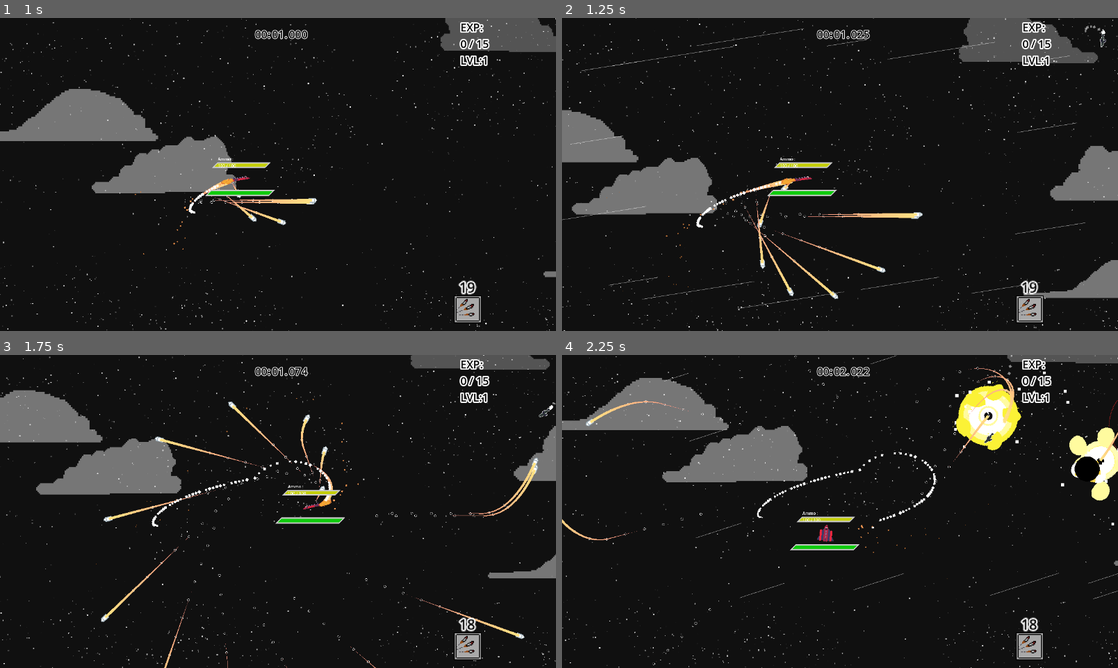
Above: before the commit, frames 1-4 (two rows, left to right).
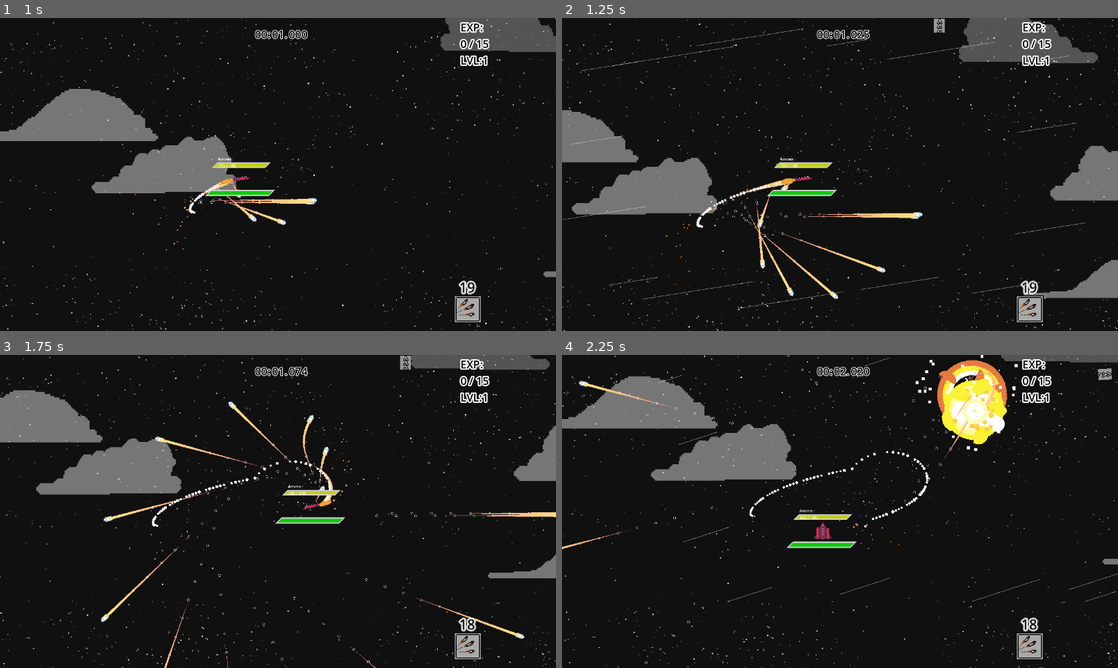
Above: after the commit, the same moments.

Repository: DinoStarBros/Dumby-steals-a-warplane
Game: Godot game, scene res://game_screens/game/game.tscn
Two runs of this game, one before a commit and one after it. Both use one fixed random seed, a clock stepped at 60 frames per second and the inputs below.
Inputs (mouse positions are in pixels of both pictures, inside the frame that each line leads up to):
- Up to frame 1 (1 s): move the mouse to (400, 158) at 0.52 s; hold Space (accelerate) from 0.53 s (still down); tap 1 (Ability1) at 0.6 s
- Up to frame 2 (1.25 s): keep holding Space (accelerate)
- Up to frame 3 (1.75 s): keep holding Space (accelerate); move the mouse to (166, 527) at 1.27 s; tap 2 (Ability2) at 1.35 s
- Up to frame 4 (2.25 s): move the mouse to (895, 442) at 2.02 s; release Space (accelerate) at 2.03 s; tap 3 (Ability3) at 2.1 s

Frame 1 is identical in both runs. In frame 2, 0.1% of the frame differs, in the area x 66-98%, y 0-10%; in frame 3, 0.6%; in frame 4, 8.6%, in the area x 0-100%, y 0-100%.
Error in both runs: Invalid access to property or key 'usable' on a base object of type 'Nil'. (res://abilities/ability_slot/ability_slot.gd:10)

Commit message:
Offscreen Arrows
Added arrows that show enemies offscreen, just by adding the enemyArrow scene as a child of the enemy, it works.

Diff:
--- a/entities/chaser/chaser.gd
+++ b/entities/chaser/chaser.gd
@@ -13,6 +13,9 @@
 	%HitboxComponent.set_attack_properties(1)
 
 	velocity_component.accelerate_speed += randf_range(-10, 10)
+
+	#await get_tree().create_timer(0.1).timeout
+	#spawn_arrow()
 
 var target_deviation : Vector2
 var direction : Vector2
@@ -37,7 +40,7 @@
 	direction = rotation_component.direction
 	velocity_component.other_velocity_handle(delta, direction, accelerating)
 
-const tdev_range : = 300
+const tdev_range : = 1000
 func _on_target_deviat_timer_timeout() -> void:
 	target_deviation.x = randf_range(-tdev_range,tdev_range)
 	target_deviation.y = randf_range(-tdev_range,tdev_range)
@@ -52,3 +55,9 @@
 	#g.spawn_xp(global_position, 1)
 	set_physics_process(false)
 	%death.play("die")
+
+const enemy_arrow_scn : PackedScene = preload("res://scenes/enemyArrow/enemy_arrow.tscn")
+var enemy_arrow : EnemyArrow
+func spawn_arrow() -> void:
+	enemy_arrow = enemy_arrow_scn.instantiate()
+	g.enemy_arrows.add_child(enemy_arrow)
--- a/entities/chaser/chaser.tscn
+++ b/entities/chaser/chaser.tscn
@@ -9,6 +9,7 @@
 [ext_resource type="PackedScene" uid="uid://cilaqubvkn2sv" path="res://CompositionStuff/Hitbox/hitbox_component.tscn" id="7_bngux"]
 [ext_resource type="PackedScene" uid="uid://cbs0bmg6fong3" path="res://CompositionStuff/Velocity/velocity_component.tscn" id="8_vc8fo"]
 [ext_resource type="PackedScene" uid="uid://cwryohxgadl0g" path="res://CompositionStuff/Rotation/rotation_component.tscn" id="9_b36b3"]
+[ext_resource type="PackedScene" uid="uid://i0iht2frjgtv" path="res://scenes/enemyArrow/enemy_arrow.tscn" id="10_760n7"]
 
 [sub_resource type="CircleShape2D" id="CircleShape2D_vc8fo"]
 radius = 15.0
@@ -445,4 +446,7 @@
 vframes = 3
 frame = 1
 
+[node name="enemyArrow" parent="." instance=ExtResource("10_760n7")]
+unique_name_in_owner = true
+
 [connection signal="timeout" from="targetDeviatTimer" to="." method="_on_target_deviat_timer_timeout"]
--- a/entities/dumby/camera.gd
+++ b/entities/dumby/camera.gd
@@ -7,6 +7,7 @@
 
 func _ready() -> void:
 	g.cam = self
+	g.camRect = %camRect
 
 var shake_intensity: float = 0.0
 var active_shake_time:float = 0.0
@@ -19,6 +20,9 @@
 var noise : FastNoiseLite = FastNoiseLite.new()
 
 func _physics_process(delta:float) -> void:
+	g.screen_corners.position = g.camRect.global_position
+	g.screen_corners.end = g.camRect.global_position + g.camRect.size
+
 	target_position = target.aim_position * sensitivity
 	position = position.lerp(target_position, 0.25)
 
--- a/entities/dumby/dumby.gd
+++ b/entities/dumby/dumby.gd
@@ -17,6 +17,8 @@
 	%weapons_parent.process_mode = Node.PROCESS_MODE_INHERIT
 
 var attack : Attack = Attack.new()
+
+var position_sensitive_rect : Rect2
 func _physics_process(delta: float) -> void:
 
 	if is_on_floor() and health_component.hp > 0:
--- a/entities/dumby/dumby.tscn
+++ b/entities/dumby/dumby.tscn
@@ -1064,6 +1064,15 @@
 script = ExtResource("6_tddd6")
 target = NodePath("..")
 
+[node name="camRect" type="ColorRect" parent="Camera2D"]
+unique_name_in_owner = true
+visible = false
+offset_left = -1067.0
+offset_top = -600.0
+offset_right = 1067.0
+offset_bottom = 600.0
+mouse_filter = 2
+
 [node name="death" type="AnimationPlayer" parent="."]
 unique_name_in_owner = true
 libraries = {
--- a/entities/dumby/plane_sprite.gd
+++ b/entities/dumby/plane_sprite.gd
@@ -8,7 +8,6 @@
 @onready var rotation_component: RotationComponent = %RotationComponent
 
 func _process(_delta: float) -> void:
-	#var rot : float = %PlaneSprite.rotation_degrees
 	var rot : float = rotation_component.plane_sprite_rotation_degrees
 	if p.rolling:
 		pass
--- a/entities/shooter/shooter.gd
+++ b/entities/shooter/shooter.gd
@@ -28,7 +28,7 @@
 	direction = rotation_component.direction
 	velocity_component.other_velocity_handle(delta, dir_to_target_deviate_pos, accelerating)
 
-const tdev_range : = 200
+const tdev_range : = 1000
 func _on_target_deviat_timer_timeout() -> void:
 	target_deviation.x = randf_range(-tdev_range,tdev_range)
 	target_deviation.y = randf_range(-tdev_range,tdev_range)
--- a/entities/shooter/shooter.tscn
+++ b/entities/shooter/shooter.tscn
@@ -10,6 +10,7 @@
 [ext_resource type="AudioStream" uid="uid://rfxisnyv0d1i" path="res://Audio/pistol-shot-233473.mp3" id="8_o6t5e"]
 [ext_resource type="PackedScene" uid="uid://cbs0bmg6fong3" path="res://CompositionStuff/Velocity/velocity_component.tscn" id="9_ckebl"]
 [ext_resource type="PackedScene" uid="uid://cwryohxgadl0g" path="res://CompositionStuff/Rotation/rotation_component.tscn" id="10_d1p5d"]
+[ext_resource type="PackedScene" uid="uid://i0iht2frjgtv" path="res://scenes/enemyArrow/enemy_arrow.tscn" id="11_wqul4"]
 
 [sub_resource type="Animation" id="Animation_2qnmu"]
 resource_name = "Ouch"
@@ -454,5 +455,7 @@
 turn_speed = 9.0
 thing_to_rotate = NodePath("../Plane")
 
+[node name="enemyArrow" parent="." instance=ExtResource("11_wqul4")]
+
 [connection signal="timeout" from="targetDeviatTimer" to="." method="_on_target_deviat_timer_timeout"]
 [connection signal="timeout" from="ShootTimer" to="." method="_on_shoot_timer_timeout"]
--- a/game_screens/game/game.gd
+++ b/game_screens/game/game.gd
@@ -13,6 +13,8 @@
 	#print(320*15)
 	SceneManager.fade_in()
 	g.game = self
+	g.enemy_arrows = %EnemyArrows
+
 	for n in cloud_amnt:
 		%cloud_pos.global_position.y = randf_range(down_bound,up_bound)
 		%cloud_pos.global_position.x = randf_range(left_bound,right_bound)
--- a/game_screens/game/game.tscn
+++ b/game_screens/game/game.tscn
@@ -6,7 +6,7 @@
 [ext_resource type="Texture2D" uid="uid://5ok8ww27od1g" path="res://Art/planestuff/SEA.png" id="4_3mndk"]
 [ext_resource type="Resource" uid="uid://s8xb5hmfqgnq" path="res://resources/waves/wave1.tres" id="4_slubn"]
 [ext_resource type="Texture2D" uid="uid://ctfkn7tj5byx2" path="res://Art/STARS (2).png" id="5_ymunx"]
-[ext_resource type="AudioStream" uid="uid://b2j2t1cx77pud" path="res://Audio/planemusic/DNA - Kendrick Lamar (AUDIO).mp3" id="7_slubn"]
+[ext_resource type="AudioStream" uid="uid://bqwwqki11qjh8" path="res://Audio/planemusic/Mutronic Plague.mp3" id="7_gy565"]
 
 [sub_resource type="Curve2D" id="Curve2D_gy565"]
 _data = {
@@ -1012,7 +1012,7 @@
 [node name="music" type="AudioStreamPlayer" parent="."]
 unique_name_in_owner = true
 process_mode = 3
-stream = ExtResource("7_slubn")
+stream = ExtResource("7_gy565")
 volume_db = -5.0
 bus = &"music"
 
@@ -1031,5 +1031,10 @@
 
 [node name="enemy_container" type="Node2D" parent="."]
 
+[node name="Wave" type="CanvasLayer" parent="."]
+
+[node name="EnemyArrows" type="CanvasLayer" parent="."]
+unique_name_in_owner = true
+
 [connection signal="timeout" from="dumby/enemy_spawner/spawnTimer" to="dumby/enemy_spawner" method="_on_spawn_timer_timeout"]
 [connection signal="timeout" from="airdef_spawner/adftimer" to="." method="_on_adftimer_timeout"]
--- a/global.gd
+++ b/global.gd
@@ -2,7 +2,10 @@
 
 var game : Game
 var cam : PlrCamera
+var camRect : ColorRect
+var screen_corners : Rect2
 var player : CharacterBody2D
+var enemy_arrows : Node
 
 var attack : Attack = Attack.new()
 
@@ -31,6 +34,7 @@
 	game.add_child(txt)
 
 func _ready() -> void:
+
 	process_mode = Node.PROCESS_MODE_ALWAYS
 
 var master_volume : float
--- a/resources/waves/wave1.tres
+++ b/resources/waves/wave1.tres
@@ -11,6 +11,6 @@
 minimum_spawn_time = 0.5
 spawn_time_increment = 0.01
 enemy_limit = 10.0
-min_enemy_amount = 2
-max_enemy_amount = 3
+min_enemy_amount = 1
+max_enemy_amount = 2
 metadata/_custom_type_script = "uid://d1crhjsum6w1o"
--- /dev/null
+++ b/scenes/enemyArrow/enemy_arrow.gd
@@ -0,0 +1,29 @@
+extends Node2D
+class_name EnemyArrow
+
+@onready var arrow: PanelContainer = %arrow
+var parent : CharacterBody2D
+
+func _ready() -> void:
+	parent = get_parent()
+
+var dir_to_parent : Vector2
+func _process(_delta: float) -> void:
+	set_marker_position(g.screen_corners)
+	dir_to_parent = arrow.global_position.direction_to(parent.global_position)
+	arrow.rotation = dir_to_parent.angle()
+
+const aseg : float = 2 #arrow_screen_edge_gap
+func set_marker_position(bounds : Rect2) -> void:
+	arrow.global_position.x = clamp(global_position.x,
+	bounds.position.x + arrow.size.x * aseg,
+	bounds.end.x - arrow.size.x * aseg)
+
+	arrow.global_position.y = clamp(global_position.y,
+	bounds.position.y + arrow.size.y * aseg,
+	bounds.end.y - arrow.size.y * aseg)
+
+	if bounds.has_point(global_position):
+		hide()
+	else:
+		show()
--- /dev/null
+++ b/scenes/enemyArrow/enemy_arrow.tscn
@@ -0,0 +1,26 @@
+[gd_scene load_steps=4 format=3 uid="uid://i0iht2frjgtv"]
+
+[ext_resource type="Script" uid="uid://blm332yceei7s" path="res://scenes/enemyArrow/enemy_arrow.gd" id="1_px3f1"]
+
+[sub_resource type="StyleBoxFlat" id="StyleBoxFlat_px3f1"]
+
+[sub_resource type="LabelSettings" id="LabelSettings_px3f1"]
+font_size = 20
+outline_size = 7
+outline_color = Color(0, 0, 0, 1)
+
+[node name="enemyArrow" type="Node2D"]
+z_index = 100
+script = ExtResource("1_px3f1")
+
+[node name="arrow" type="PanelContainer" parent="."]
+unique_name_in_owner = true
+offset_left = -35.0
+offset_top = -15.0
+offset_bottom = 13.0
+theme_override_styles/panel = SubResource("StyleBoxFlat_px3f1")
+
+[node name="txt" type="Label" parent="arrow"]
+layout_mode = 2
+text = ">>>"
+label_settings = SubResource("LabelSettings_px3f1")
Not shown: 1 places in entities/chaser/chaser.tscn that only renumber resources
Not shown: 1 places in entities/shooter/shooter.tscn that only renumber resources
Not shown, added: scenes/enemyArrow/enemy_arrow.gd.uid
